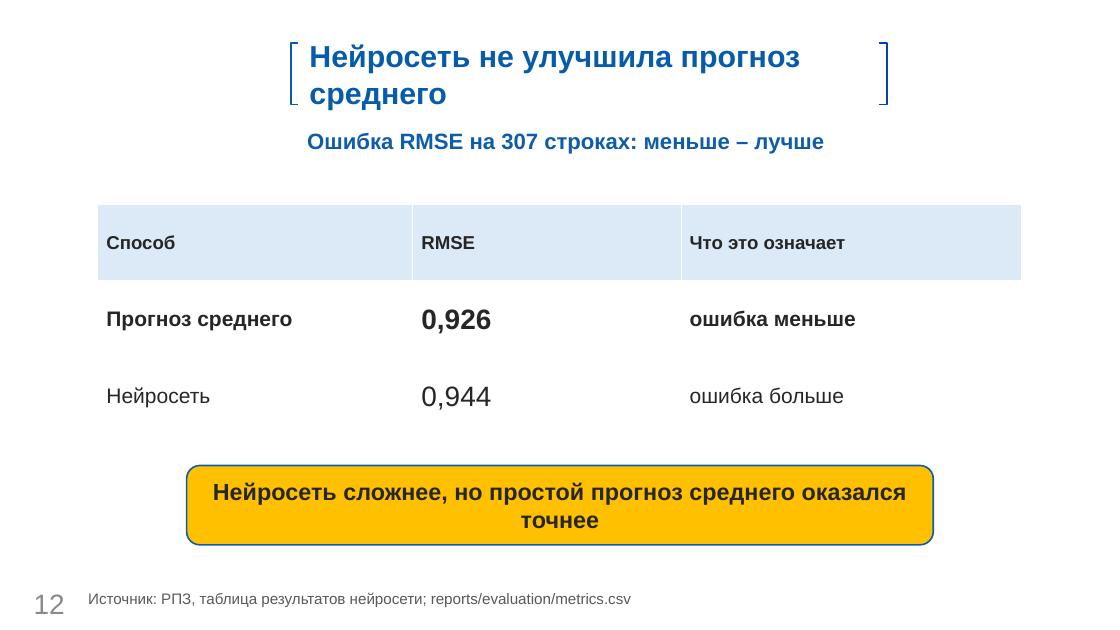
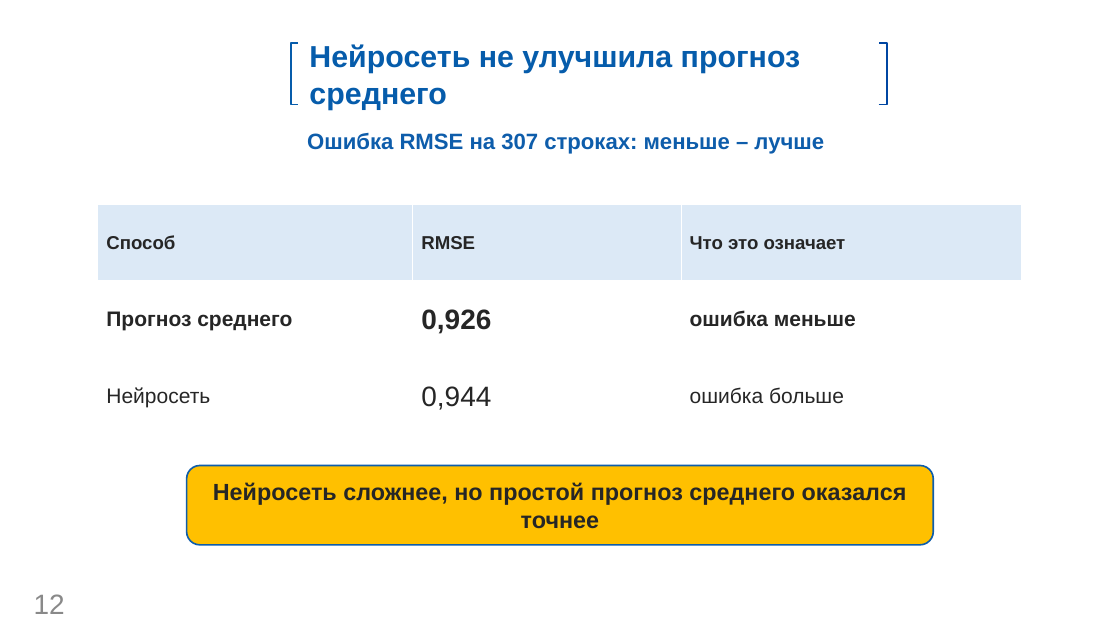
Before and after one commit to fpvcstep/composites-property-prediction, a slide deck: slide 12 of presentation/Презентация.pptx. Drawn at 1120x630 pixels with LibreOffice and Linux fonts; fonts in the diff are those of the drawing; background and template pictures are left out. Boxes give left, top, right and bottom in pixels: in the first picture for what was removed or moved away, otherwise in the second. Text is boxed around its words. In the diff, an @@ line names an element or a change of style, - is before the commit and + after.

```diff
--- a/presentation/Презентация.pptx
+++ b/presentation/Презентация.pptx
@@ text removed at box(88, 592, 631, 607) @@
-Источник: РПЗ, таблица результатов нейросети; reports/evaluation/metrics.csv
```
Also in this commit, not shown: 13 other slides changed, 1 other file.
